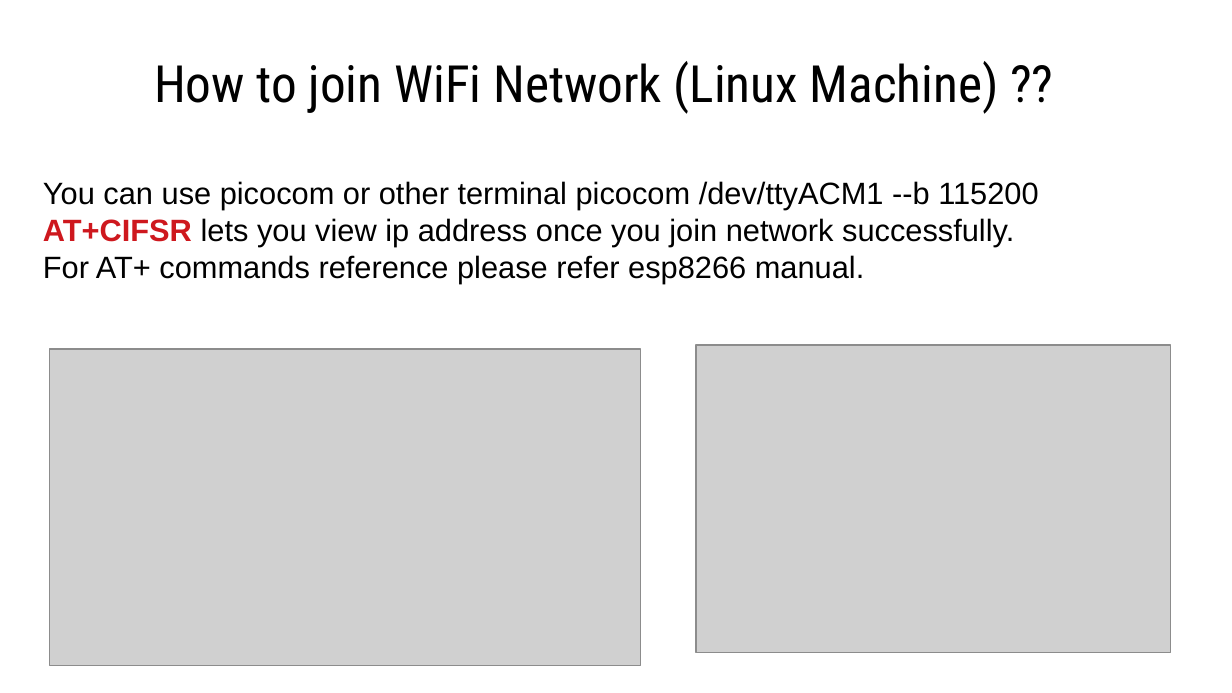
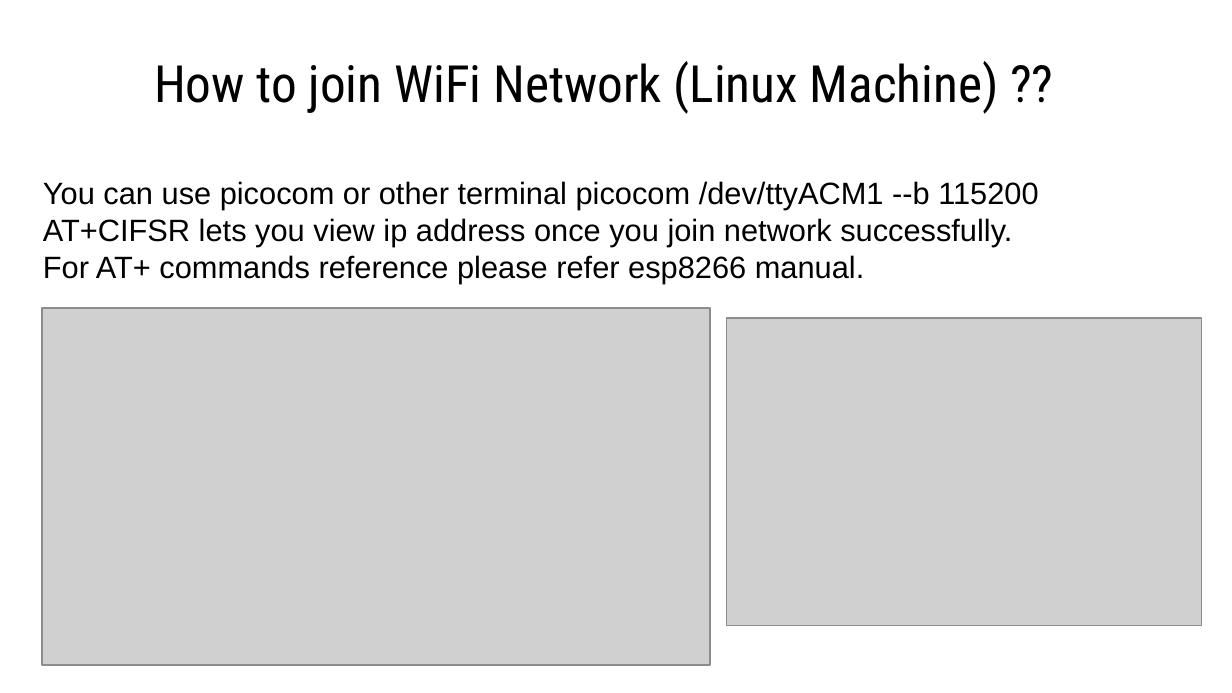
Before and after one commit to natashaiwscope/iot_hw, a slide deck: slide 11 of ppt/wireless.pptx. Drawn at 1232x693 pixels with LibreOffice and Linux fonts; fonts in the diff are those of the drawing; grey boxes stand for pictures. Boxes give left, top, right and bottom in pixels: in the first picture for what was removed or moved away, otherwise in the second. Text is boxed around its words. In the diff, an @@ line names an element or a change of style, - is before the commit and + after.

```diff
--- a/ppt/wireless.pptx
+++ b/ppt/wireless.pptx
@@ text at box(43, 218, 1012, 247): text colour #CE181E to #000000, bold off in "AT+CIFSR" @@
@@ picture: place and size @@
-picture at box(49, 349, 641, 665)
+picture at box(42, 308, 710, 665)
@@ picture: place and size @@
-picture at box(696, 345, 1170, 653)
+picture at box(727, 318, 1201, 626)
```
Also in this commit, not shown: 8 other slides changed.
